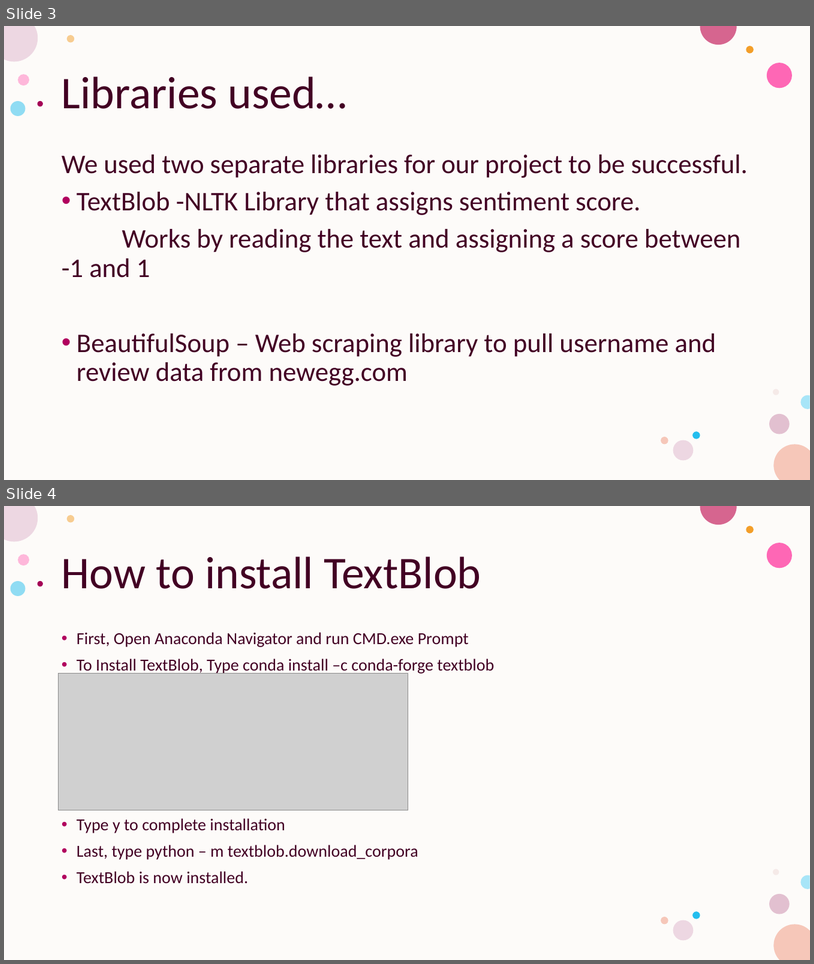
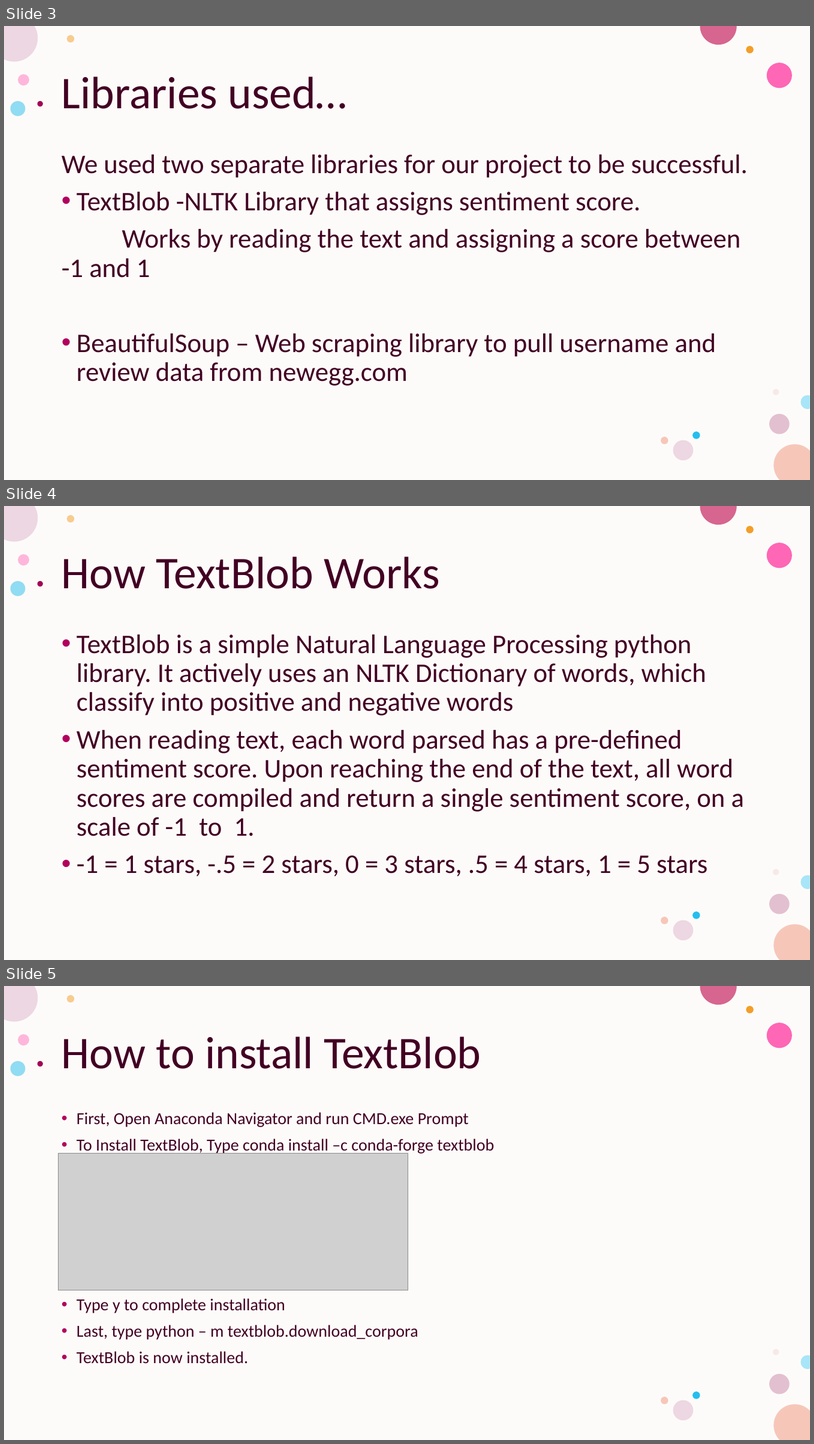
Before and after one commit to AriKaminski/PythonGrp, a slide deck: SentimentAnalysisProj.pptx. Shown one above the other, each under a label of ours: slides 3 and 4 before the commit, slides 3, 4 and 5 after it. The pictures are 814x964 and 814x1444 pixels, drawn with LibreOffice and Linux fonts; fonts in the diff are those of the drawing; grey boxes stand for pictures. Boxes give left, top, right and bottom in pixels: in the first picture for what was removed or moved away, otherwise in the second. Text is boxed around its words. In the diff, an @@ line names an element or a change of style, - is before the commit and + after.

Commit message:
removed NeweggAmazon added NeweggAmazonfinal
Final changes to code
NeweggFinal works for just Newegg, NeweggAmazon works for both.
Added more slides to powerpoint

```diff
--- a/SentimentAnalysisProj.pptx
+++ b/SentimentAnalysisProj.pptx
@@ slide 4 added at bbox=[4, 506, 810, 960], background #FFFFFF; not listed: 16 template elements that a slide beside it also shows @@
@@ title added at bbox=[62, 556, 440, 589], 54 pt, text #420023 @@
+How TextBlob Works
@@ text added at bbox=[77, 634, 744, 876], 32 pt, text #420023 @@
+• TextBlob is a simple Natural Language Processing python library. It actively uses an NLTK Dictionary of words, which classify into positive and negative words
+• When reading text, each word parsed has a pre-defined sentiment score. Upon reaching the end of the text, all word scores are compiled and return a single sentiment score, on a scale of -1 to 1.
+• -1 = 1 stars, -.5 = 2 stars, 0 = 3 stars, .5 = 4 stars, 1 = 5 stars
@@ what was slide 4 is now slide 5 @@
```
Also in this commit, not shown: 1 slide changed, 2 other slides added, 1 slide removed, 2 other files.
